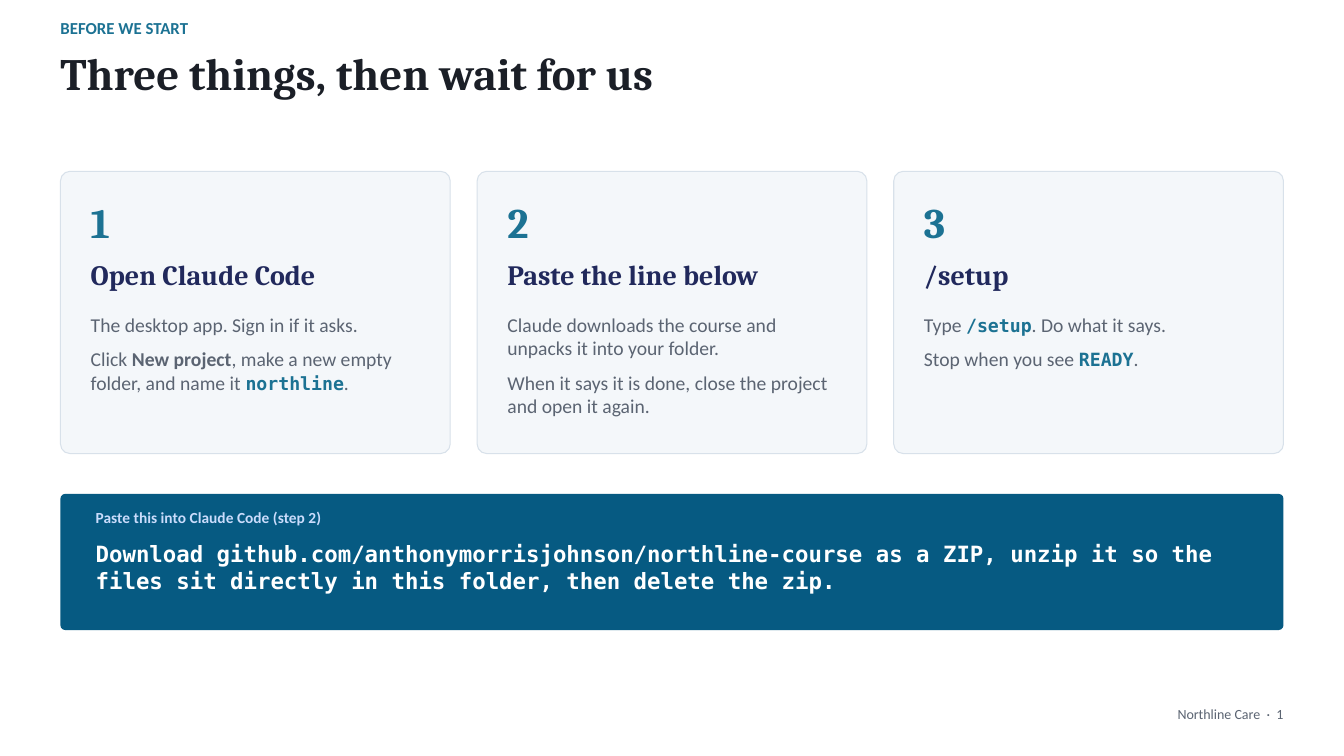
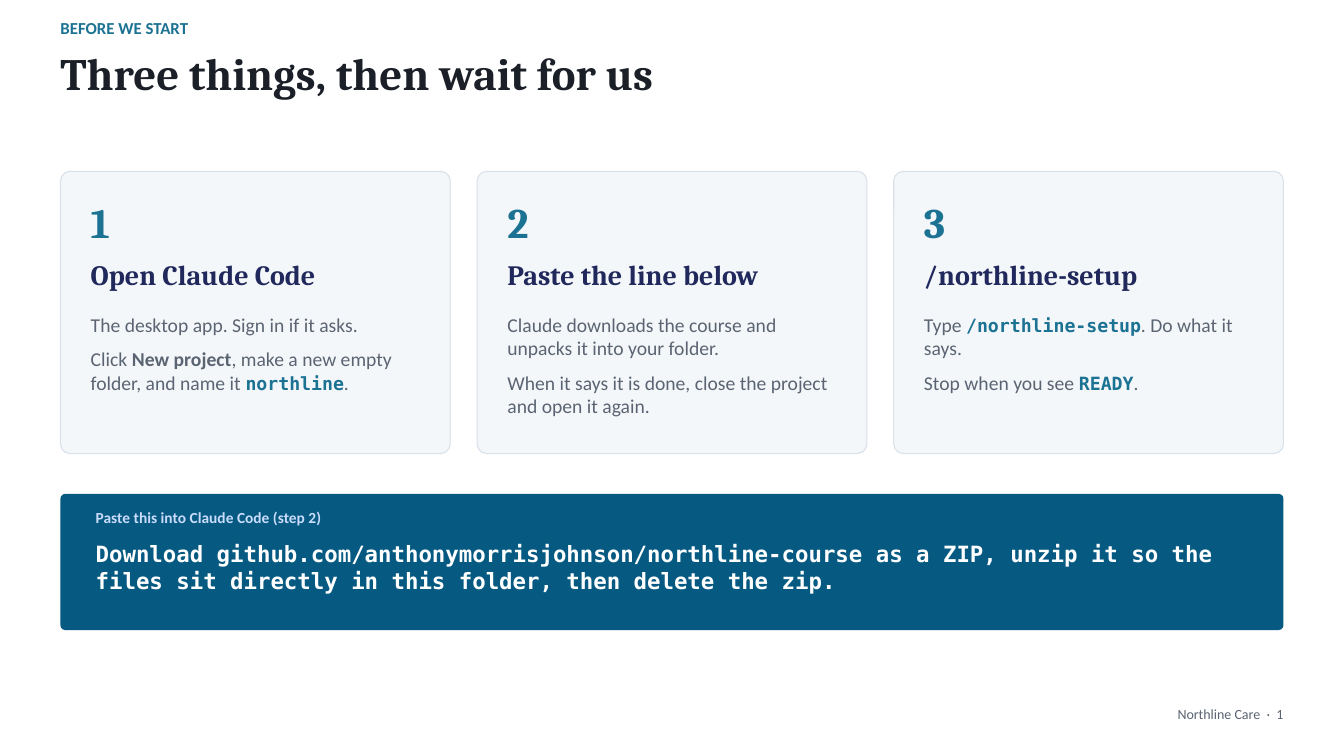
Before and after one commit to anthonymorrisjohnson/northline-course, a slide deck: slide 1 of slides/deck.pptx. Drawn at 1344x756 pixels with LibreOffice and Linux fonts; fonts in the diff are those of the drawing. Boxes give left, top, right and bottom in pixels: in the first picture for what was removed or moved away, otherwise in the second. Text is boxed around its words. In the diff, an @@ line names an element or a change of style, - is before the commit and + after.

```diff
--- a/slides/deck.pptx
+++ b/slides/deck.pptx
@@ text at (924, 265, 1137, 291): text changed @@
-/setup
+/northline-setup
@@ text at (924, 317, 1233, 358): text changed @@
-Type /setup. Do what it says.
+Type /northline-setup. Do what it says.
```
Also in this commit, not shown: 10 other files.
